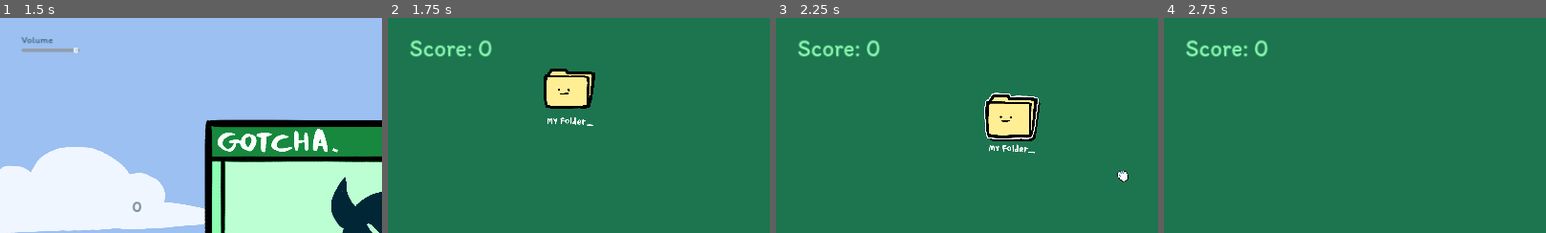
Above: before the commit, frames 1-4 (left to right).
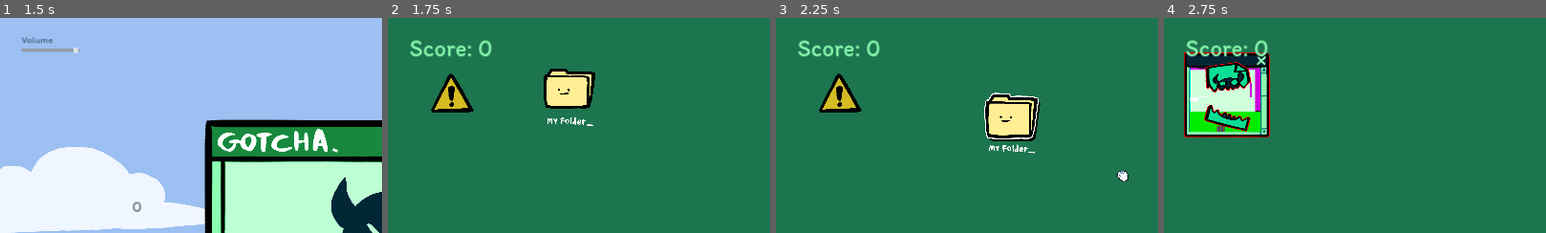
Above: after the commit, the same moments.

Repository: icheft524/Folder-Brawler
Game: Godot game, scene res://menu.tscn
Two runs of this game, one before a commit and one after it. Both use one fixed random seed, a clock stepped at 60 frames per second and the inputs below. The engine's default icon, where the game draws it, is replaced by a stand-in: a white triangle on a blue panel in a dark square.
Inputs (mouse positions are % of the whole screen's width and height, from its top left):
- Up to frame 1 (1.5 s): click (50, 62) at 0.5 s; tap Enter (ui_accept) at 1.25 s; move the mouse to (72, 45) at 1.27 s; press the mouse at (72, 45) at 1.28 s
- Up to frame 2 (1.75 s): tap Enter (ui_accept) at 1.52 s
- Up to frame 3 (2.25 s): release the mouse at (72, 45) at 2 s; tap Enter (ui_accept) at 2 s; drag from (24, 16) to (86, 72) at 2.02 s
- Up to frame 4 (2.75 s): no input
The pictures show only the part of the screen within x 0-50%, y 0-50%; the shares and areas given below are measured in that part.

Frame 1 is identical in both runs. In frame 2, 1.2% of the frame differs, in the area x 11-23%, y 25-44%; in frame 3, 1.2%; in frame 4, 8.7%, in the area x 5-28%, y 16-56%.

Commit message:
boss buffed + boss cri anima

Diff:
--- a/cri.tscn
+++ b/cri.tscn
@@ -67,7 +67,7 @@
 "times": PackedFloat32Array(0, 0.2),
 "transitions": PackedFloat32Array(-2, -2),
 "update": 0,
-"values": [Color(0, 1, 0.690196, 1), Color(0.027451, 0.67451, 0.447059, 1)]
+"values": [Color(0.956863, 0.843137, 0.333333, 1), Color(0.956863, 0.729412, 0, 1)]
 }
 tracks/2/type = "value"
 tracks/2/imported = false
@@ -89,6 +89,7 @@
 }
 
 [node name="crit" type="Sprite2D"]
+z_index = 10
 scale = Vector2(0.65, 0.65)
 texture = ExtResource("1_bo6p0")
 script = ExtResource("2_i4i2b")
--- a/enemy/boss/boss.gd
+++ b/enemy/boss/boss.gd
@@ -93,6 +93,7 @@
 			#hp -= 1
 			if percent > global.crit_chance:
 				sound.critical()
+				critical()
 				$hitanim.play("hit")
 				global.bosshp -= take_crit_dmg
 			elif percent <= global.crit_chance:
@@ -195,3 +196,9 @@
 		file_size -= file_decay
 	if $Sprite2D.visible == true:
 		_spawn_file(1,'weak')
+
+func critical():
+	var crit = load("res://cri.tscn")
+	var crit_spawn = crit.instantiate()
+	crit_spawn.global_position = get_global_mouse_position()
+	add_child(crit_spawn)
--- a/enemy/boss/boss.tscn
+++ b/enemy/boss/boss.tscn
@@ -615,7 +615,7 @@
 }
 
 [node name="delay_teleport" type="Timer" parent="."]
-wait_time = 4.0
+wait_time = 3.5
 autostart = true
 
 [node name="one_sec_spawn" type="Timer" parent="."]
--- a/global.gd
+++ b/global.gd
@@ -28,7 +28,7 @@
 var score = 0
 var highscore
 var boss_enter = false
-var bosshp = 30
+var bosshp = 40
 
 #enemy_score
 var normal_score = 0
--- a/main.tscn
+++ b/main.tscn
@@ -178,6 +178,9 @@
 [node name="enemy_spawner" parent="." instance=ExtResource("2_1umsp")]
 spawns = Array[ExtResource("4_ojwon")]([SubResource("Resource_dmm1q"), SubResource("Resource_rta2e"), SubResource("Reso …(448 unchanged characters)…
 
+[node name="boss" parent="enemy_spawner" instance=ExtResource("13_15cqn")]
+position = Vector2(160, 200)
+
 [node name="adsSpawner" parent="." instance=ExtResource("3_31pho")]
 
 [node name="folder_inventory" parent="." instance=ExtResource("8_jr5b5")]
